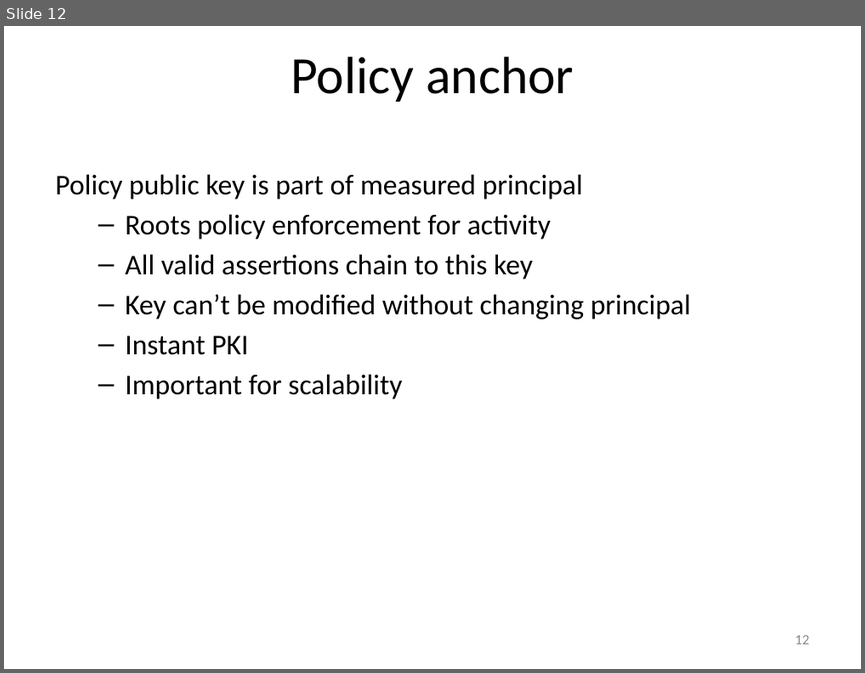
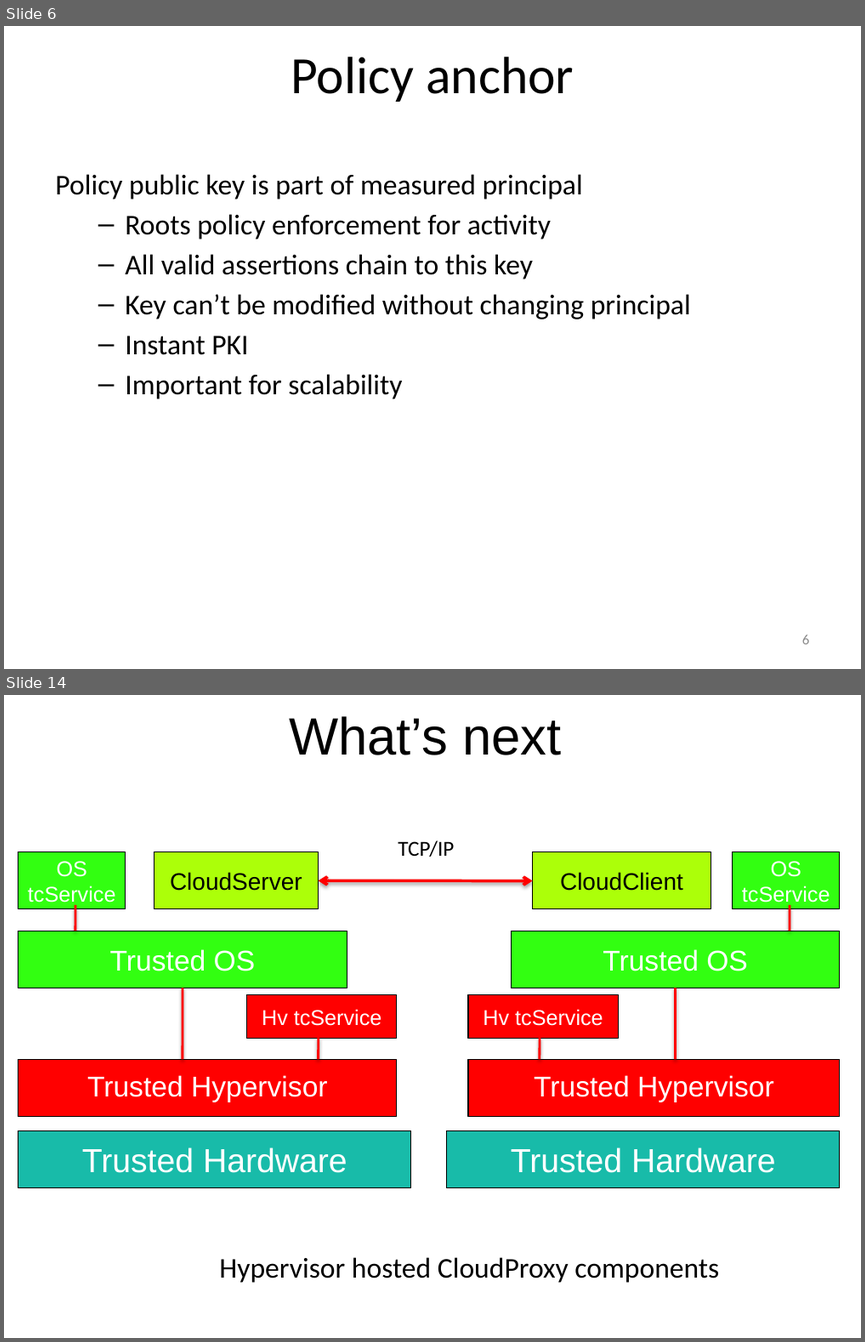
Before and after one commit to jlmucb/cloudproxy, a slide deck: Doc/Hypervisor.pptx. Shown one above the other, each under a label of ours: slide 12 before the commit, slides 6 and 14 after it; the slides between them are not shown. The pictures are 865x673 and 865x1342 pixels, drawn with LibreOffice and Linux fonts; fonts in the diff are those of the drawing. Boxes give left, top, right and bottom in pixels: in the first picture for what was removed or moved away, otherwise in the second. Text is boxed around its words. In the diff, an @@ line names an element or a change of style, - is before the commit and + after.

```diff
--- a/Doc/Hypervisor.pptx
+++ b/Doc/Hypervisor.pptx
@@ slide 14 added at [4, 695, 861, 1338], background #FFFFFF @@
@@ title added at [289, 716, 561, 755], 44 pt, text #000000 @@
+What’s next
@@ text added at [398, 840, 454, 857], 18 pt, text #000000 @@
+TCP/IP
@@ rectangle added at [18, 851, 126, 909], fill #32FF11, outline #000000 0.75 pt, 18 pt, text #FFFFFF @@
+OS tcService
@@ rectangle added at [154, 851, 318, 909], fill #ACFF09, outline #000000 0.75 pt, 20 pt, text #000000 @@
+CloudServer
@@ rectangle added at [533, 851, 711, 909], fill #ACFF09, outline #000000 0.75 pt, 20 pt, text #000000 @@
+CloudClient
@@ rectangle added at [732, 851, 840, 909], fill #32FF11, outline #000000 0.75 pt, 18 pt, text #FFFFFF @@
+OS tcService
@@ double arrow added from (318, 881) to (533, 881), #FF0000 2.5 pt @@
@@ line added from (75, 905) to (75, 930), #FF0000 2 pt @@
@@ line added from (789, 905) to (789, 930), #FF0000 2 pt @@
@@ rectangle added at [18, 930, 347, 988], fill #32FF11, outline #000000 0.75 pt, 24 pt, text #FFFFFF @@
+Trusted OS
@@ rectangle added at [511, 930, 840, 988], fill #32FF11, outline #000000 0.75 pt, 24 pt, text #FFFFFF @@
+Trusted OS
@@ line added from (182, 988) to (182, 1059), #FF0000 2 pt @@
@@ rectangle added at [246, 995, 397, 1038], fill #FF0000, outline #000000 0.75 pt, 18 pt, text #FFFFFF @@
+Hv tcService
@@ rectangle added at [468, 995, 619, 1038], fill #FF0000, outline #000000 0.75 pt, 18 pt, text #FFFFFF @@
+Hv tcService
@@ line added from (675, 988) to (675, 1059), #FF0000 2 pt @@
@@ line added from (318, 1038) to (318, 1059), #FF0000 2 pt @@
@@ line added from (540, 1038) to (540, 1059), #FF0000 2 pt @@
@@ rectangle added at [18, 1059, 398, 1117], fill #FF0000, outline #000000 0.75 pt, 24 pt, text #FFFFFF @@
+Trusted Hypervisor
@@ rectangle added at [468, 1059, 840, 1117], fill #FF0000, outline #000000 0.75 pt, 24 pt, text #FFFFFF @@
+Trusted Hypervisor
@@ rectangle added at [18, 1130, 411, 1188], fill #18BBA9, outline #000000 0.75 pt, 28 pt, text #FFFFFF @@
+Trusted Hardware
@@ rectangle added at [447, 1130, 840, 1188], fill #18BBA9, outline #000000 0.75 pt, 28 pt, text #FFFFFF @@
+Trusted Hardware
@@ text added at [219, 1257, 719, 1282], 24 pt, text #000000 @@
+Hypervisor hosted CloudProxy components
@@ what was slide 12 is now slide 6 @@
@@ page number at [802, 635, 809, 644]: text changed @@
-12
+6
```
Also in this commit, not shown: 10 slides changed, 7 other slides added, 3 slides removed, 9 other files.
